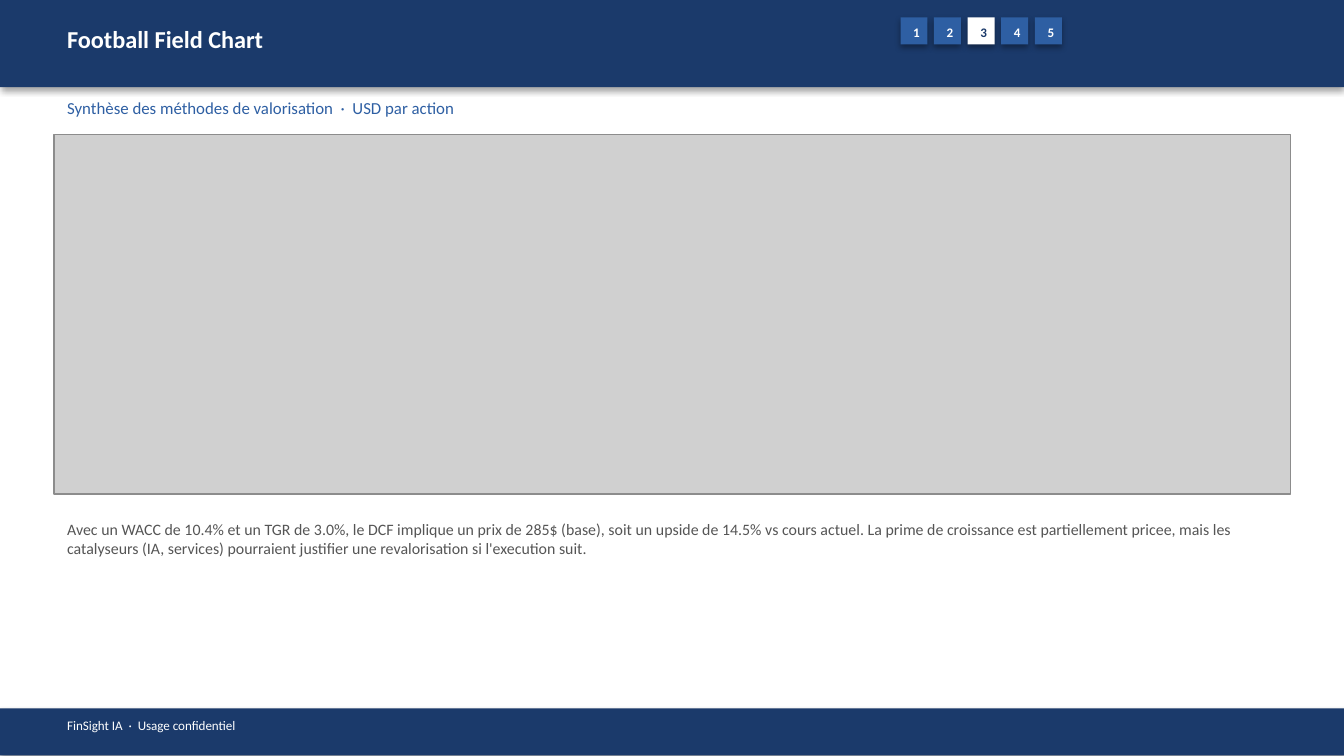
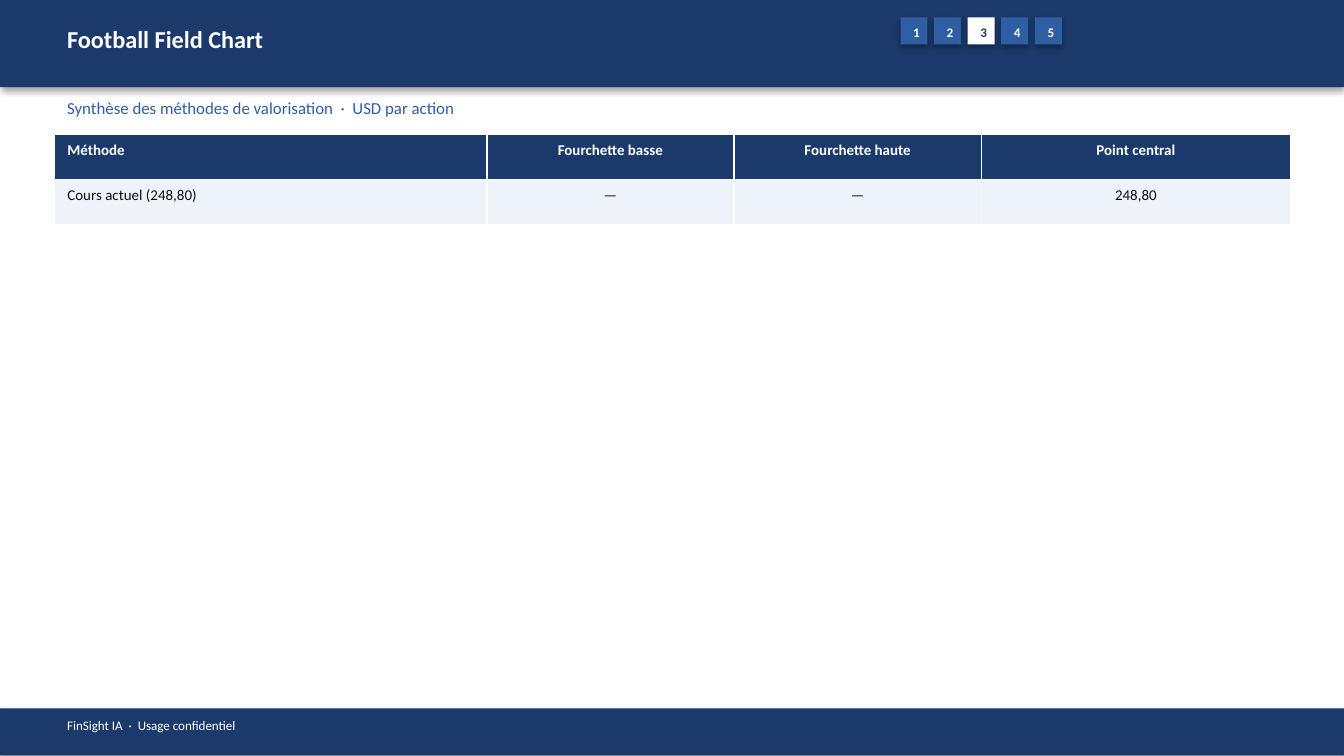
Before and after one commit to baptistejeh07-art/finsight-ia, a slide deck: slide 14 of preview/AAPL/AAPL_pitchbook.pptx. Drawn at 1344x756 pixels with LibreOffice and Linux fonts; fonts in the diff are those of the drawing; grey boxes stand for pictures. Boxes give left, top, right and bottom in pixels: in the first picture for what was removed or moved away, otherwise in the second. Text is boxed around its words. In the diff, an @@ line names an element or a change of style, - is before the commit and + after.

```diff
--- a/preview/AAPL/AAPL_pitchbook.pptx
+++ b/preview/AAPL/AAPL_pitchbook.pptx
@@ picture removed at <box>54,134,1290,495</box> @@
@@ table added at <box>54,134,1290,224</box>, 2 rows, 4 columns @@
+Méthode | Fourchette basse | Fourchette haute | Point central
+Cours actuel (248,80) | — | — | 248,80
@@ text removed at <box>67,523,1231,557</box> @@
-Avec un WACC de 10.4% et un TGR de 3.0%, le DCF implique un prix de 285$ (base), soit un upside de 14.5% vs cours actuel. La prime de croissance est partiellement pricee, mais les catalyseurs (IA, services) pourraient justifier une revalorisation si l'execution suit.
```
Also in this commit, not shown: 14 other slides changed, 4 other files.
